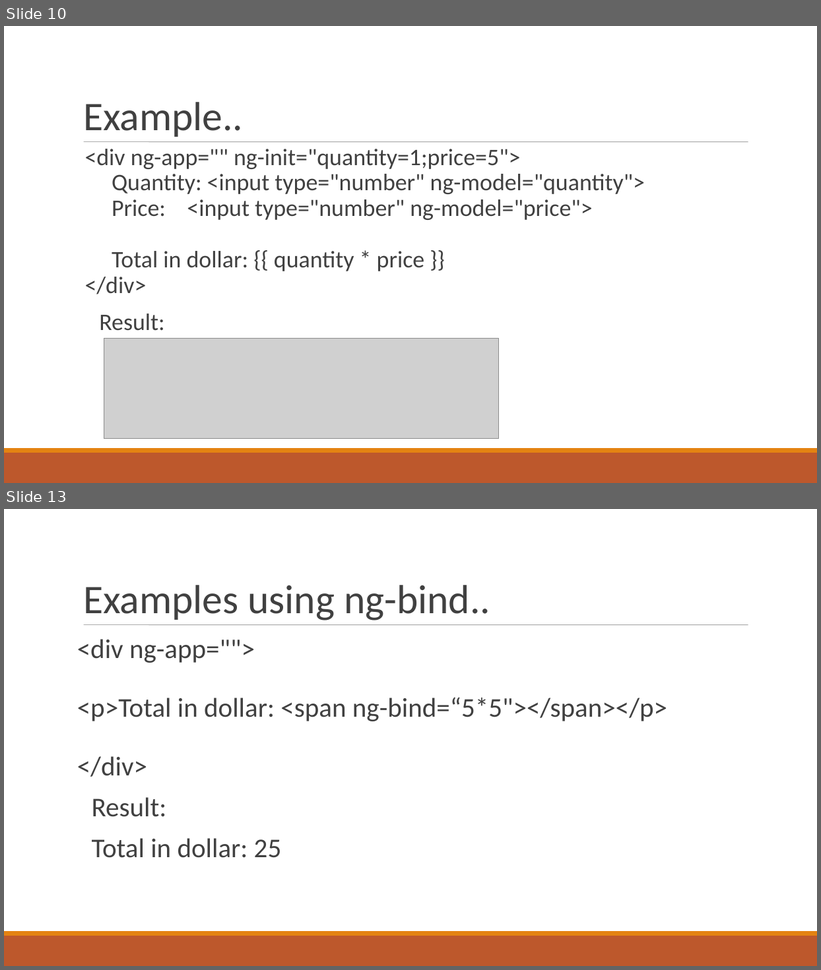
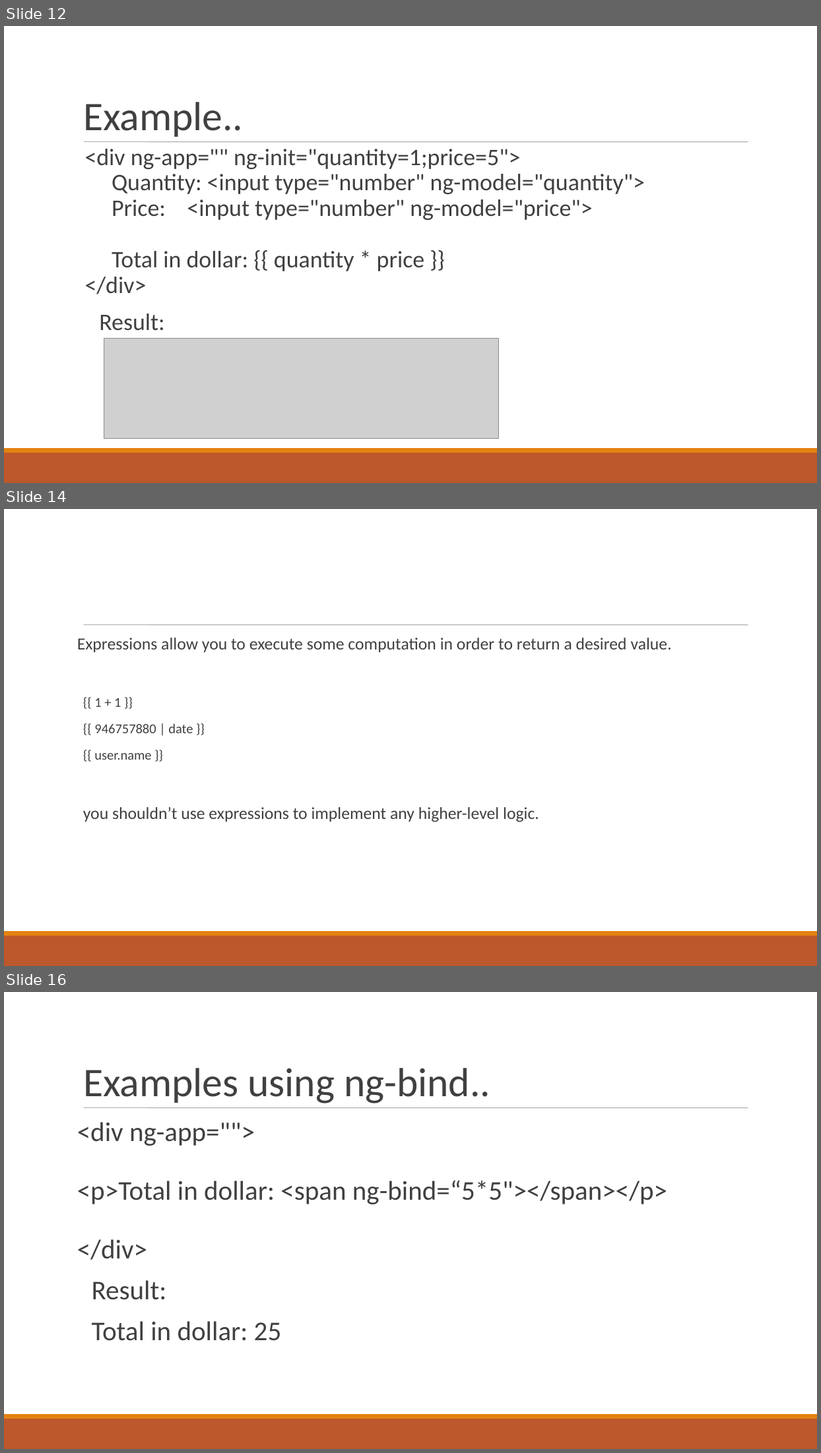
Before and after one commit to AMURTHAInfo/edu, a slide deck: Videos/angular.ppt. Shown one above the other, each under a label of ours: slides 10 and 13 before the commit, slides 12, 14 and 16 after it; the slides between them are not shown. The pictures are 821x970 and 821x1453 pixels, drawn with LibreOffice and Linux fonts; fonts in the diff are those of the drawing; grey boxes stand for pictures. Boxes give left, top, right and bottom in pixels: in the first picture for what was removed or moved away, otherwise in the second. Text is boxed around its words. In the diff, an @@ line names an element or a change of style, - is before the commit and + after.

```diff
--- a/Videos/angular.ppt
+++ b/Videos/angular.ppt
@@ slide 14 added at (x1=4, y1=509, x2=817, y2=966), background #FFFFFF; not listed: 3 template elements that a slide beside it also shows @@
@@ text added at (x1=77, y1=638, x2=672, y2=823), 20 pt, text #404040 @@
+Expressions allow you to execute some computation in order to return a desired value.
+  {{ 1 + 1 }}
+  {{ 946757880 | date }}
+  {{ user.name }}
+you shouldn’t use expressions to implement any higher-level logic.
@@ what was slide 10 is now slide 12 @@
@@ what was slide 13 is now slide 16 @@
```
Also in this commit, not shown: 15 slides changed, 3 other slides added, 3 slides removed, 4 other files.
